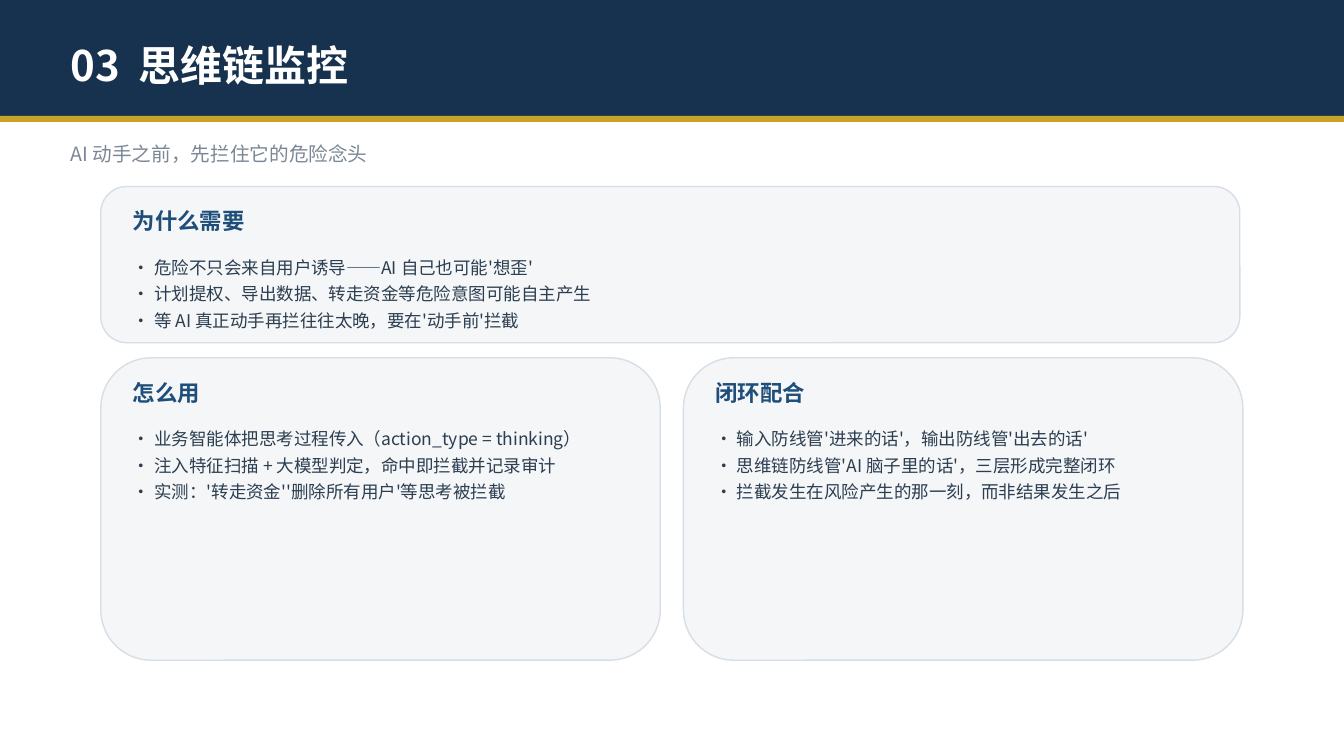
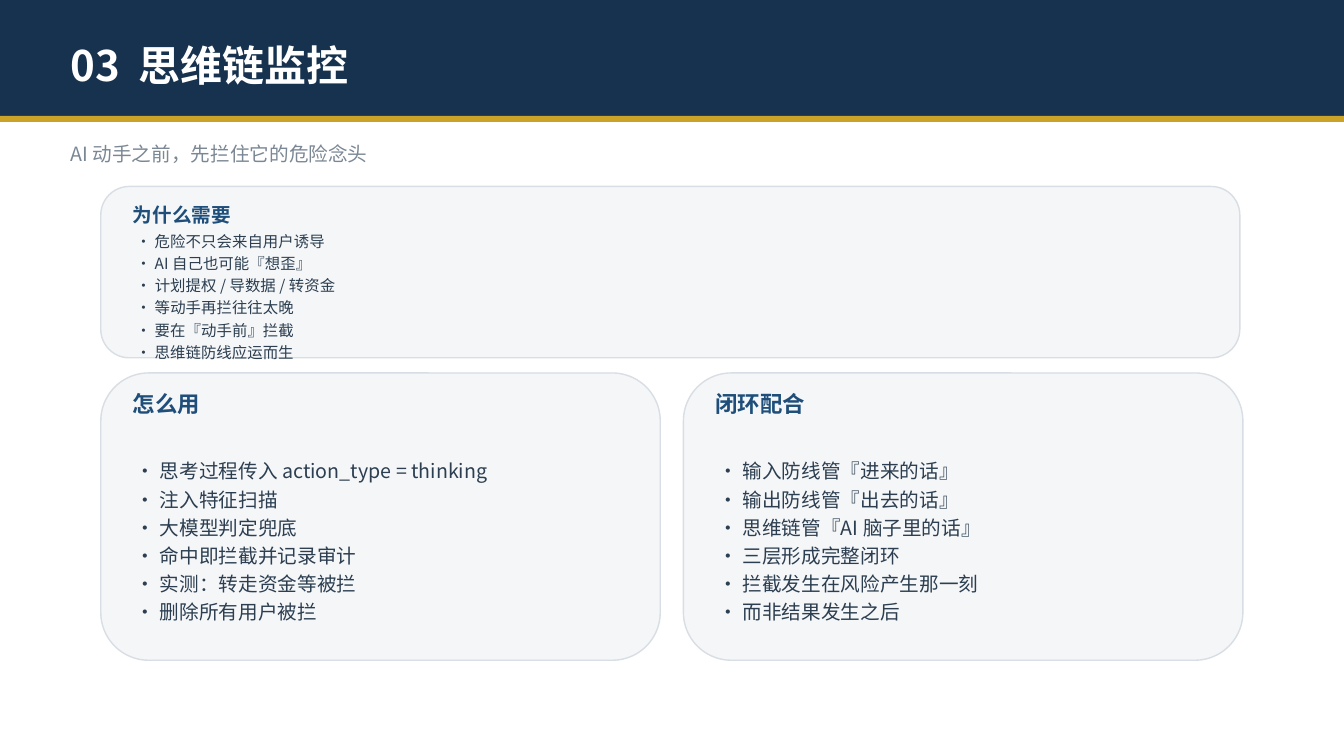
Before and after one commit to zhengyucheng-ktt/security-guard-agent, a slide deck: slide 11 of 安全交互守护智能体-演示.pptx. Drawn at 1344x756 pixels with LibreOffice and Linux fonts; fonts in the diff are those of the drawing. Boxes give left, top, right and bottom in pixels: in the first picture for what was removed or moved away, otherwise in the second. Text is boxed around its words. In the diff, an @@ line names an element or a change of style, - is before the commit and + after.

```diff
--- a/安全交互守护智能体-演示.pptx
+++ b/安全交互守护智能体-演示.pptx
@@ rounded rectangle: place and size @@
-rounded rectangle at [101,187,1240,343]
+rounded rectangle at [101,187,1240,358]
@@ text "为什么需要" at [133,205,231,224]: size 16 to 14 pt @@
@@ vertical alignment top to middle in 3 elements at [743,461,981,621], [160,461,487,621], [155,234,335,359] @@
@@ text at [155,234,335,359]: text changed; size 12.5 to 11 pt @@
-• 危险不只会来自用户诱导——AI 自己也可能'想歪'
-• 计划提权、导出数据、转走资金等危险意图可能自主产生
-• 等 AI 真正动手再拦往往太晚，要在'动手前'拦截
+• 危险不只会来自用户诱导
+• AI 自己也可能『想歪』
+• 计划提权 / 导数据 / 转资金
+• 等动手再拦往往太晚
+• 要在『动手前』拦截
+• 思维链防线应运而生
@@ rounded rectangle: place and size @@
-rounded rectangle at [101,358,660,660]
+rounded rectangle at [101,373,660,660]
@@ text "怎么用": place and size @@
-text "怎么用" at [133,382,200,403]
+text "怎么用" at [133,393,200,414]
@@ rounded rectangle: place and size @@
-rounded rectangle at [684,358,1243,660]
+rounded rectangle at [684,373,1243,660]
@@ text "闭环配合": place and size @@
-text "闭环配合" at [716,382,805,403]
+text "闭环配合" at [716,393,805,414]
@@ text at [160,461,487,621]: text changed; size 12.5 to 14 pt @@
-• 业务智能体把思考过程传入（action_type = thinking）
-• 注入特征扫描 + 大模型判定，命中即拦截并记录审计
-• 实测：'转走资金''删除所有用户'等思考被拦截
+• 思考过程传入 action_type = thinking
+• 注入特征扫描
+• 大模型判定兜底
+• 命中即拦截并记录审计
+• 实测：转走资金等被拦
+• 删除所有用户被拦
@@ text at [743,461,981,621]: text changed; size 12.5 to 14 pt @@
-• 输入防线管'进来的话'，输出防线管'出去的话'
-• 思维链防线管'AI 脑子里的话'，三层形成完整闭环
-• 拦截发生在风险产生的那一刻，而非结果发生之后
+• 输入防线管『进来的话』
+• 输出防线管『出去的话』
+• 思维链管『AI 脑子里的话』
+• 三层形成完整闭环
+• 拦截发生在风险产生那一刻
+• 而非结果发生之后
```
Also in this commit, not shown: 14 other slides changed, 7 other files.
